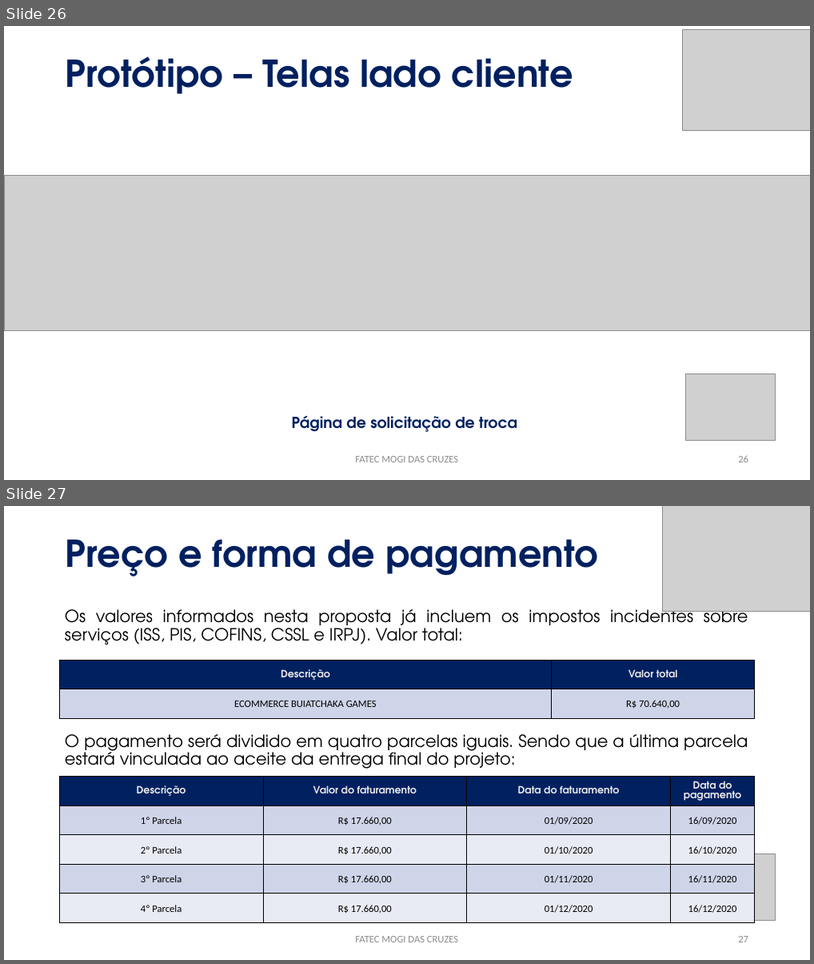
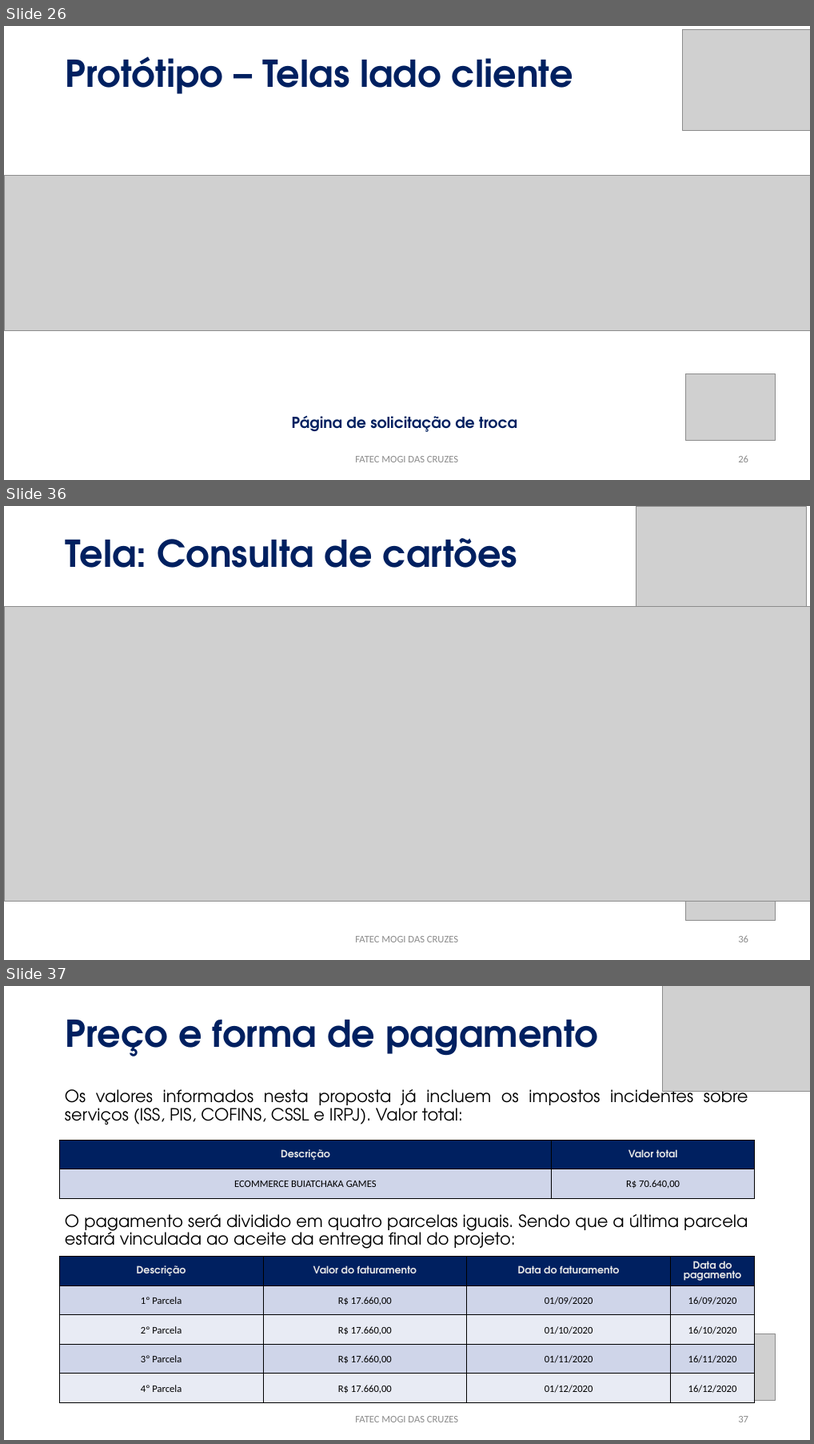
Before and after one commit to PabloLuiz1/buiatchaka-jogos, a slide deck: APRESENTAÇÃO.pptx. Shown one above the other, each under a label of ours: slides 26 and 27 before the commit, slides 26, 36 and 37 after it; the slides between them are not shown. The pictures are 814x964 and 814x1444 pixels, drawn with LibreOffice and Linux fonts; fonts in the diff are those of the drawing; grey boxes stand for pictures. Boxes give left, top, right and bottom in pixels: in the first picture for what was removed or moved away, otherwise in the second. Text is boxed around its words. In the diff, an @@ line names an element or a change of style, - is before the commit and + after.

Commit message:
create: iniciando desenvolvimento da entrega de CRUD de venda (tela principal de produtos na visão de administrador)

```diff
--- a/APRESENTAÇÃO.pptx
+++ b/APRESENTAÇÃO.pptx
@@ slide 36 added at <box>4,506,810,960</box>, background #FFFFFF @@
@@ picture added at <box>637,506,806,612</box> @@
@@ title added at <box>66,538,518,568</box>, 44 pt, text #002060, bold @@
+Tela: Consulta de cartões
@@ picture added at <box>4,606,810,901</box> @@
@@ picture added at <box>686,853,776,920</box> @@
@@ text added at <box>355,936,458,942</box>, 12 pt, text #8C8C8C @@
+FATEC MOGI DAS CRUZES
@@ page number added at <box>738,935,749,942</box>, 12 pt, text #8C8C8C @@
+36
@@ what was slide 27 is now slide 37 @@
```
Also in this commit, not shown: 1 slide changed, 9 other slides added, 58 other files.
